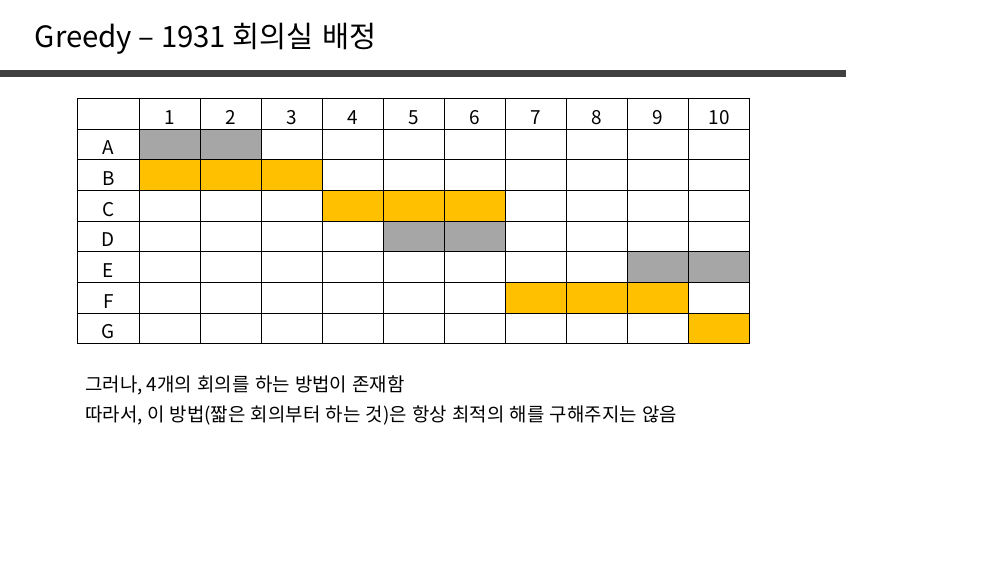
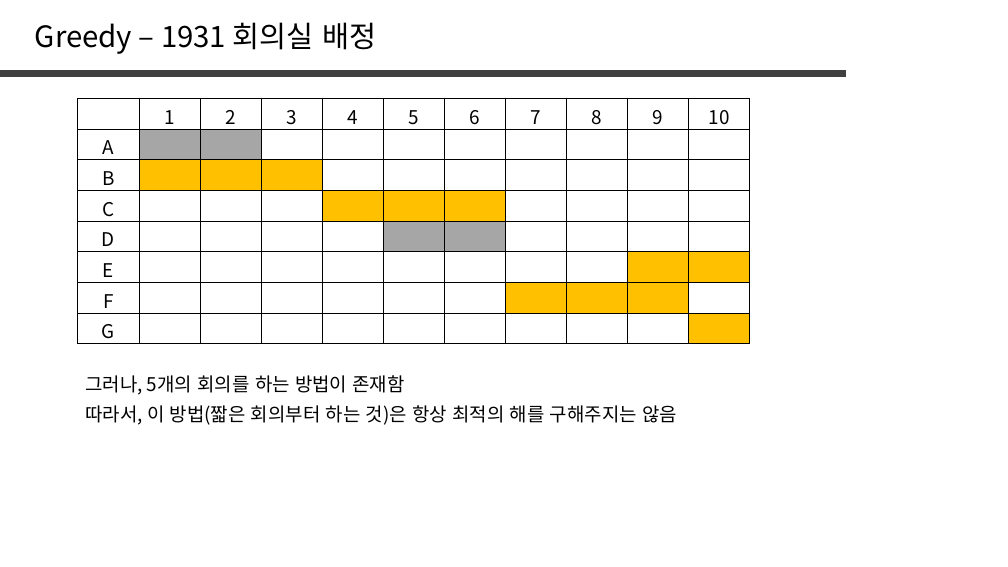
Before and after one commit to jaehoo1/PS-study, a slide deck: slide 16 of study/6_Greedy.pptx. Drawn at 1008x567 pixels with LibreOffice and Linux fonts; fonts in the diff are those of the drawing. Boxes give left, top, right and bottom in pixels: in the first picture for what was removed or moved away, otherwise in the second. Text is boxed around its words. In the diff, an @@ line names an element or a change of style, - is before the commit and + after.

```diff
--- a/study/6_Greedy.pptx
+++ b/study/6_Greedy.pptx
@@ table at (x1=78, y1=98, x2=752, y2=348) @@
@@ fill #A6A6A6 to #FFC000 in 2 cells @@
@@ text at (x1=85, y1=375, x2=405, y2=395): text changed @@
-그러나, 4개의 회의를 하는 방법이 존재함
+그러나, 5개의 회의를 하는 방법이 존재함
```
Also in this commit, not shown: 4 other slides changed, 6 slides added.
